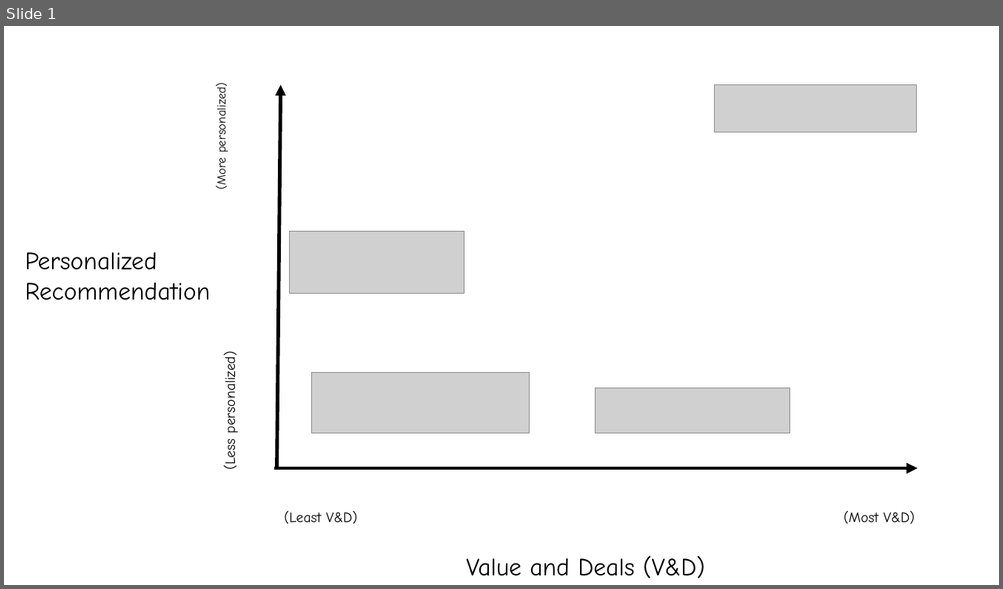
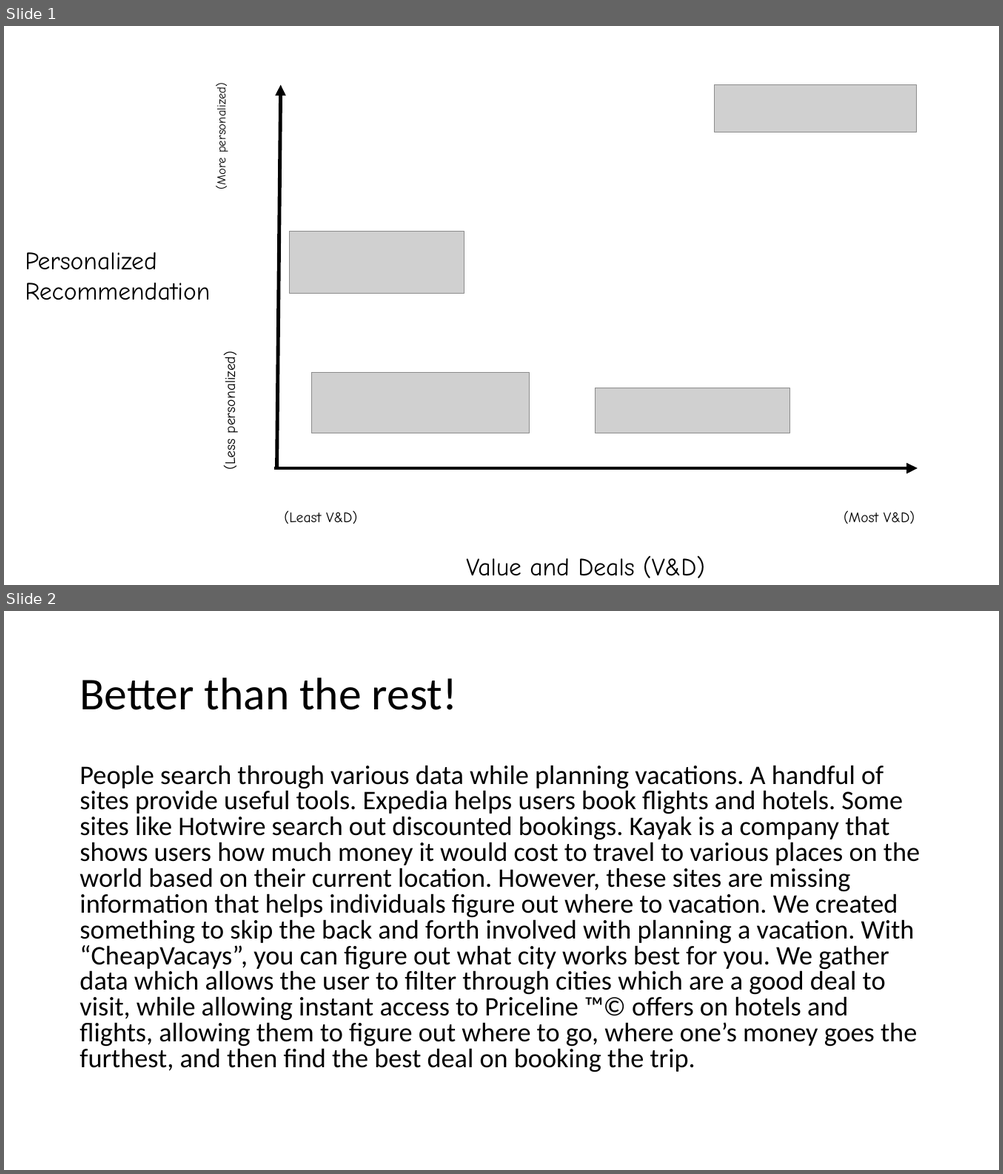
Before and after one commit to jamesylgan/Wakawhitti-BigRedHacks, a slide deck: Presentation1.pptx. Shown one above the other, each under a label of ours: slide 1 before the commit, slides 1 and 2 after it. The pictures are 1003x589 and 1003x1174 pixels, drawn with LibreOffice and Linux fonts; fonts in the diff are those of the drawing; grey boxes stand for pictures. Boxes give left, top, right and bottom in pixels: in the first picture for what was removed or moved away, otherwise in the second. Text is boxed around its words. In the diff, an @@ line names an element or a change of style, - is before the commit and + after.

Commit message:
updated presentation

```diff
--- a/Presentation1.pptx
+++ b/Presentation1.pptx
@@ slide 2 added at (4,611,999,1170), background #FFFFFF @@
@@ title added at (79,678,457,710), 44 pt, text #000000 @@
+Better than the rest!
@@ text added at (79,765,919,1073), 25.9 pt, text #000000 @@
+People search through various data while planning vacations. A handful of sites provide useful tools. Expedia helps users book flights and hotels. Some sites like Hotwire search out discounted bookings. Kayak is a company that shows users how much money it would cost to travel to various places on the world based on their current location. However, these sites are missing information that helps individuals figure out where to vacation. We created something to skip the back and forth involved with planning a vacation. With “CheapVacays”, you can figure out what city works best for you. We gather data which allows the user to filter through cities which are a good deal to visit, while allowing instant access to Priceline ™© offers on hotels and flights, allowing them to figure out where to go, where one’s money goes the furthest, and then find the best deal on booking the trip.
```
Also in this commit, not shown: 2 other slides added.
